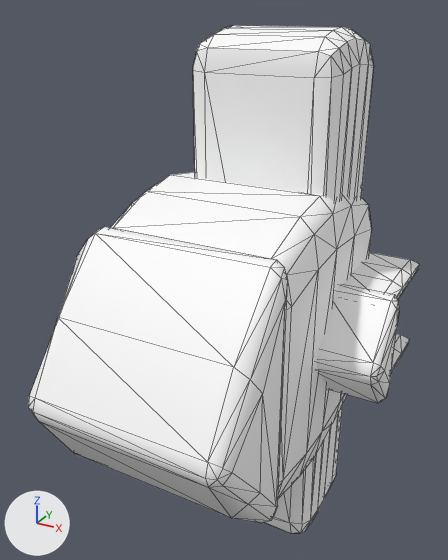
The FBX model assets/station_building.fbx, before and after one commit.
Rendered twice from a 50 mm lens placed at (12.3, -31.4, 14.9), pointed at (-0.7, -7.7, 3.1). The axes (+X, +Y, +Z) are drawn at lower left. The lights are the same throughout. Mesh edges are drawn as thin lines. Where no turn or scale is listed for an object, it has been applied to the vertices.
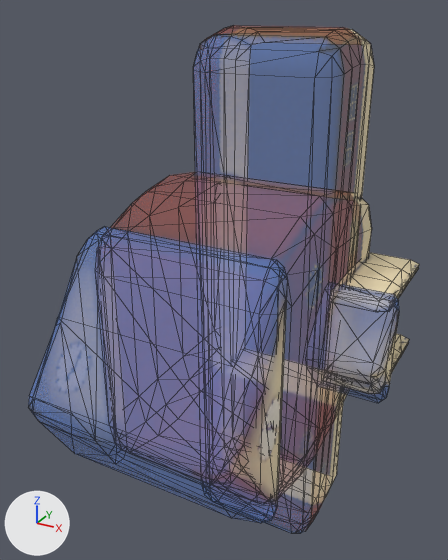
The newer file is also rescaled (x0.645), turned or shifted as a whole; pictures and numbers use the older file's frame.

Pixel boxes (x1, y1, x2, y2) of what changed, in the pictures (448 x 560 px; the box of a moved part takes in the faces that stretch with it):
'pCube8', surface changed, reshaped (grey to beige): before (28, 25, 419, 533); after (46, 27, 419, 505)
part 1 of me_mesh_010, moved or reshaped: before (344, 262, 411, 299); after (329, 261, 411, 312)
part 2 of me_mesh_010, surface changed (grey to beige): before (28, 25, 419, 533); after (46, 27, 419, 505)

What changed in the scene script:
```text
Add img_station_building_png:
    img_station_building_png = load_image('station_building.png', 'station_building.png', 1024, 1024, 'Non-Color')
Change mat_standardsurface1_003:
    where n0 = _N.new('ShaderNodeBsdfPrincipled'); n0.name = 'Principled BSDF'
    remove n0.inputs[0].default_value = (1.0, 1.0, 1.0, 1.0)  # 'Base Color', white #ffffff
    n0.inputs[2].default_value: 0.553 -> 1.0  # 'Roughness'
    add n2 = _N.new('ShaderNodeTexImage'); n2.name = 'Image Texture'
    add n2.image = img_station_building_png
    add n3 = _N.new('ShaderNodeTexImage'); n3.name = 'Image Texture.001'
    add n3.image = img_station_building_png
    add _L.new(n2.outputs[0], n0.inputs[0])  # 'Color' to 'Base Color'
    add _L.new(n3.outputs[0], n0.inputs[4])  # 'Color' to 'Alpha'
Change me_mesh_010:
    used by ob_pcube8; location = (0.0, 0.0, 0.0)
    verts and faces of me_mesh_010; kept vertices keep their numbers, new ones are numbered from 326
    before: 217 (3.9, -5.6, 2.2), 218 (3.9, -5.9, 2.3), 219 (6.7, -5.6, 2.3), 220 (6.2, -5.9, 2.3), 221 (6.2, -5.6, 2.2)
    before: 223 (3.9, -5.6, 2.7), 224 (6.2, -5.6, 2.7), 226 (6.7, -5.6, 2.6), 230 (6.2, -3.4, 2.1), 231 (4.0, -3.4, 2.1)
    before: 232 (4.0, -3.4, 2.8), 233 (6.2, -3.4, 2.8) at pixel (392, 281), 234 (6.7, -3.4, 2.6) at pixel (402, 287), 235 (6.7, -3.4, 2.3) at pixel (402, 293)
    remove me_mesh_010.from_pydata(...)  # 326 vertices, 573 faces; spans x -5.9..7.1, y -16.8..0.0, z -13.9..14.1
    add me_mesh_010.from_pydata(...)  # 316 vertices, 555 faces; spans x -5.9..7.1, y -16.8..0.0, z -13.9..14.1
    me_mesh_010 part 1
    add for i in [217, 219, 221, 223, 224, 226]: verts[i] += (0.0, -0.2, 0.0)
    add for i in [218, 220, *range(230, 236)]: verts[i] += (0.0, -0.1, 0.0)
    me_mesh_010 part 2: 555 kept faces spanning x -5.9..7.1, y -16.8..0.0, z -13.9..14.1 get new texture (UV) coordinates
```
